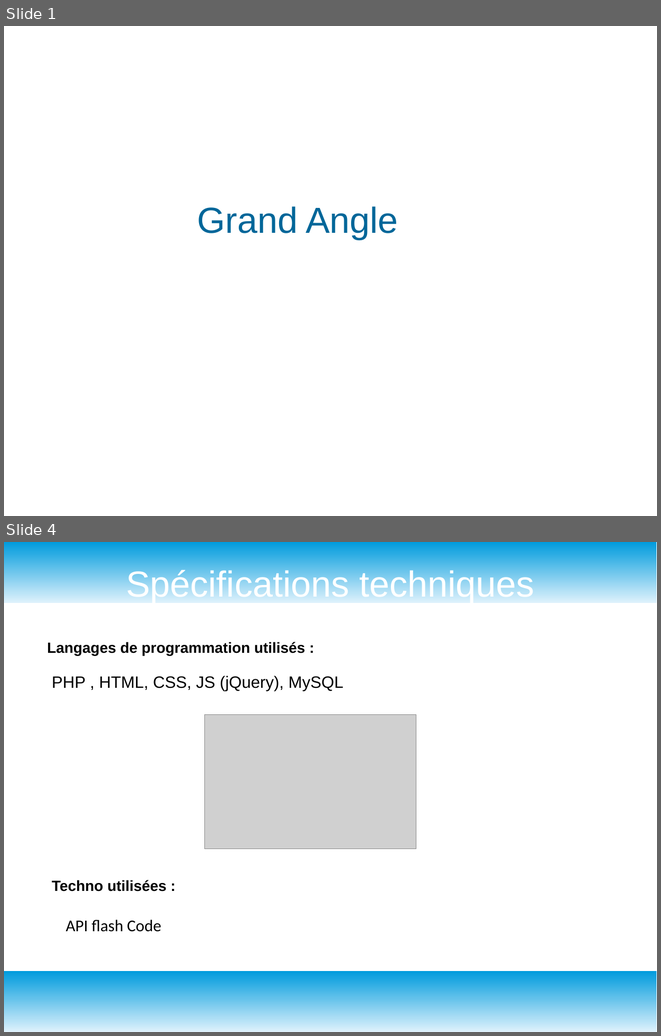
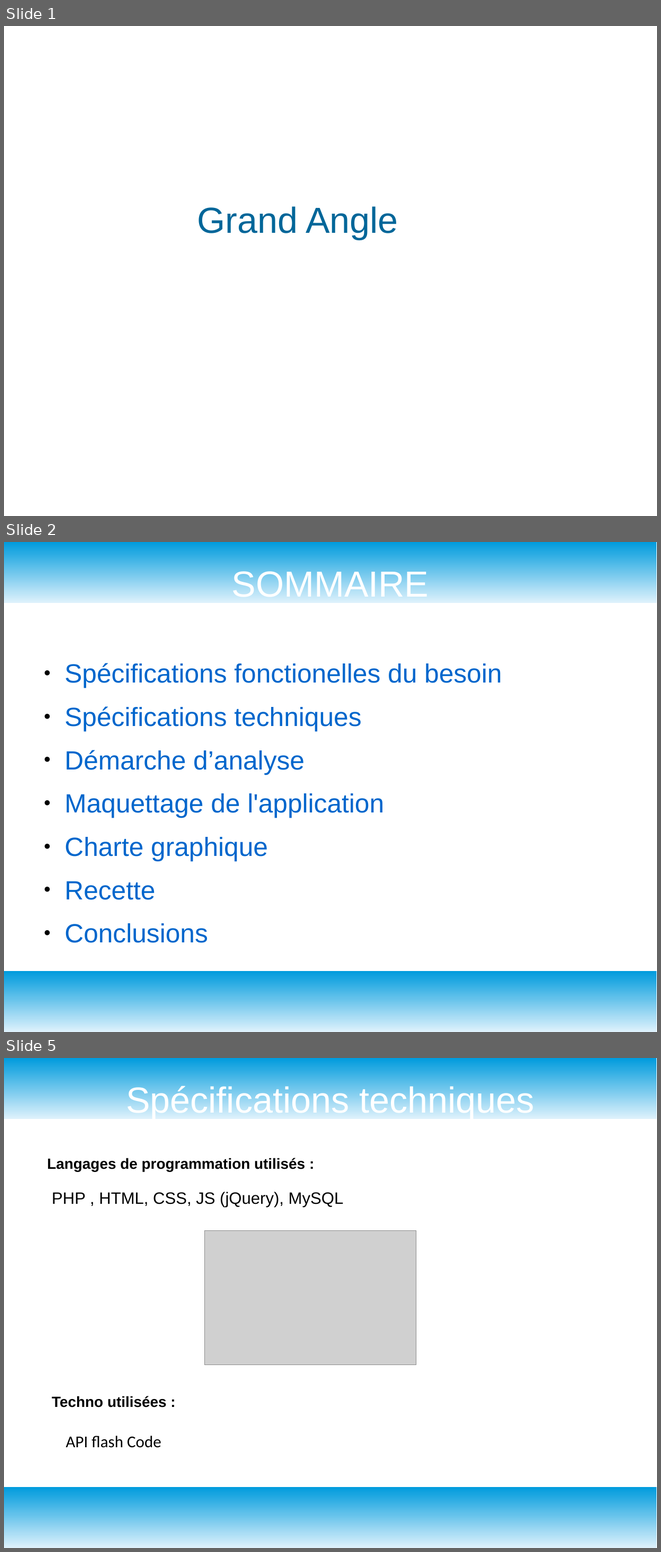
Before and after one commit to GuyomH/Fil-Rouge, a slide deck: assets/grand angle diapo.odp. Shown one above the other, each under a label of ours: slides 1 and 4 before the commit, slides 1, 2 and 5 after it; the slides between them are not shown. The pictures are 661x1036 and 661x1552 pixels, drawn with LibreOffice and Linux fonts; fonts in the diff are those of the drawing; grey boxes stand for pictures; background and template pictures are left out. Boxes give left, top, right and bottom in pixels: in the first picture for what was removed or moved away, otherwise in the second. Text is boxed around its words. In the diff, an @@ line names an element or a change of style, - is before the commit and + after.

```diff
--- a/assets/grand angle diapo.odp
+++ b/assets/grand angle diapo.odp
@@ slide 2 added at (x1=4, y1=542, x2=657, y2=1032), background #FFFFFF; not listed: 2 template elements that a slide beside it also shows @@
@@ title added at (x1=232, y1=567, x2=429, y2=597), 44 pt, text #FFFFFF @@
+SOMMAIRE
@@ text added at (x1=64, y1=663, x2=502, y2=943), 32 pt, text #0066CC @@
+● Spécifications fonctionelles du besoin
+● Spécifications techniques
+● Démarche d’analyse
+● Maquettage de l'application
+● Charte graphique
+● Recette
+● Conclusions
@@ what was slide 4 is now slide 5 @@
```
Also in this commit, not shown: 1 slide changed, 6 other slides added, 2 slides removed.
